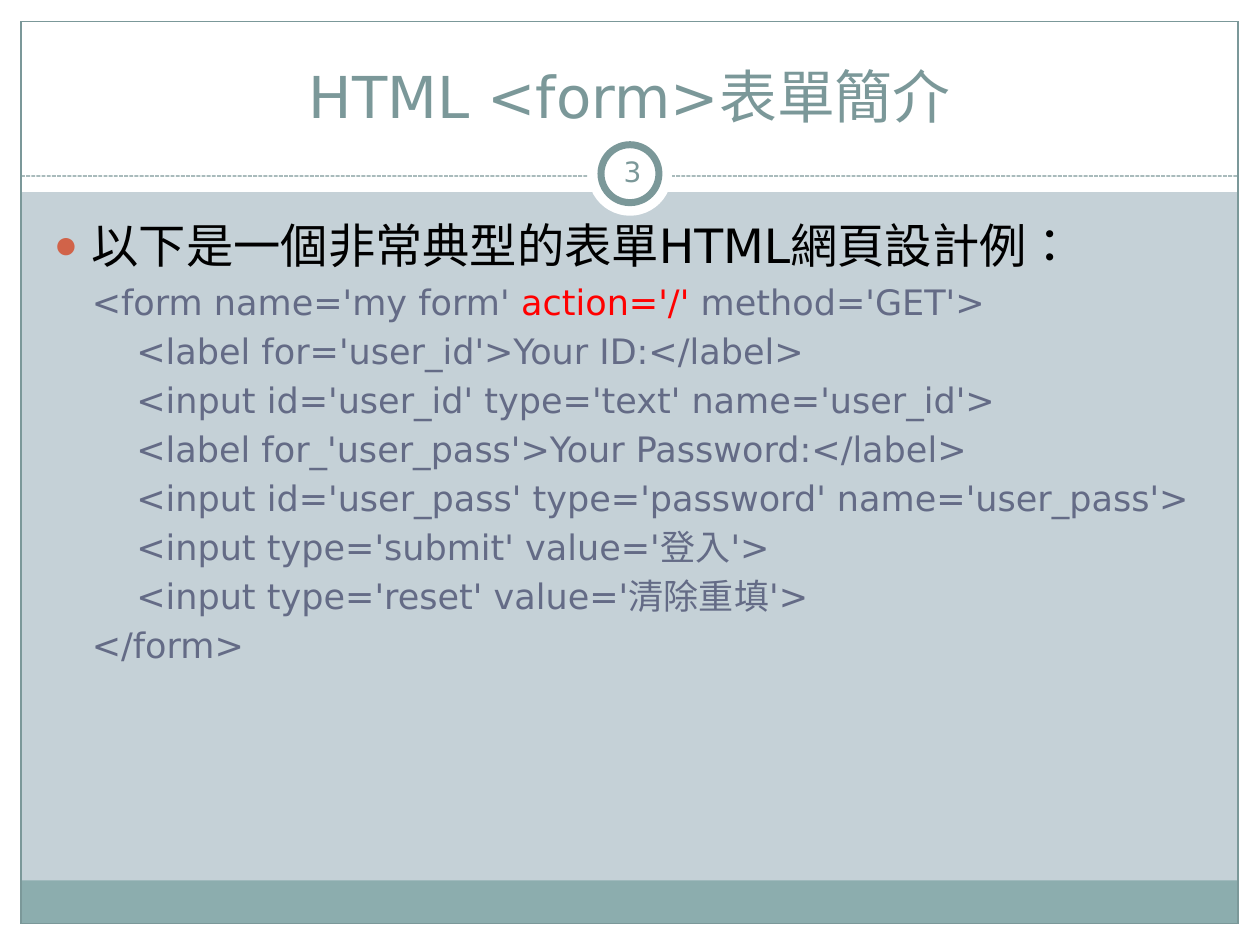
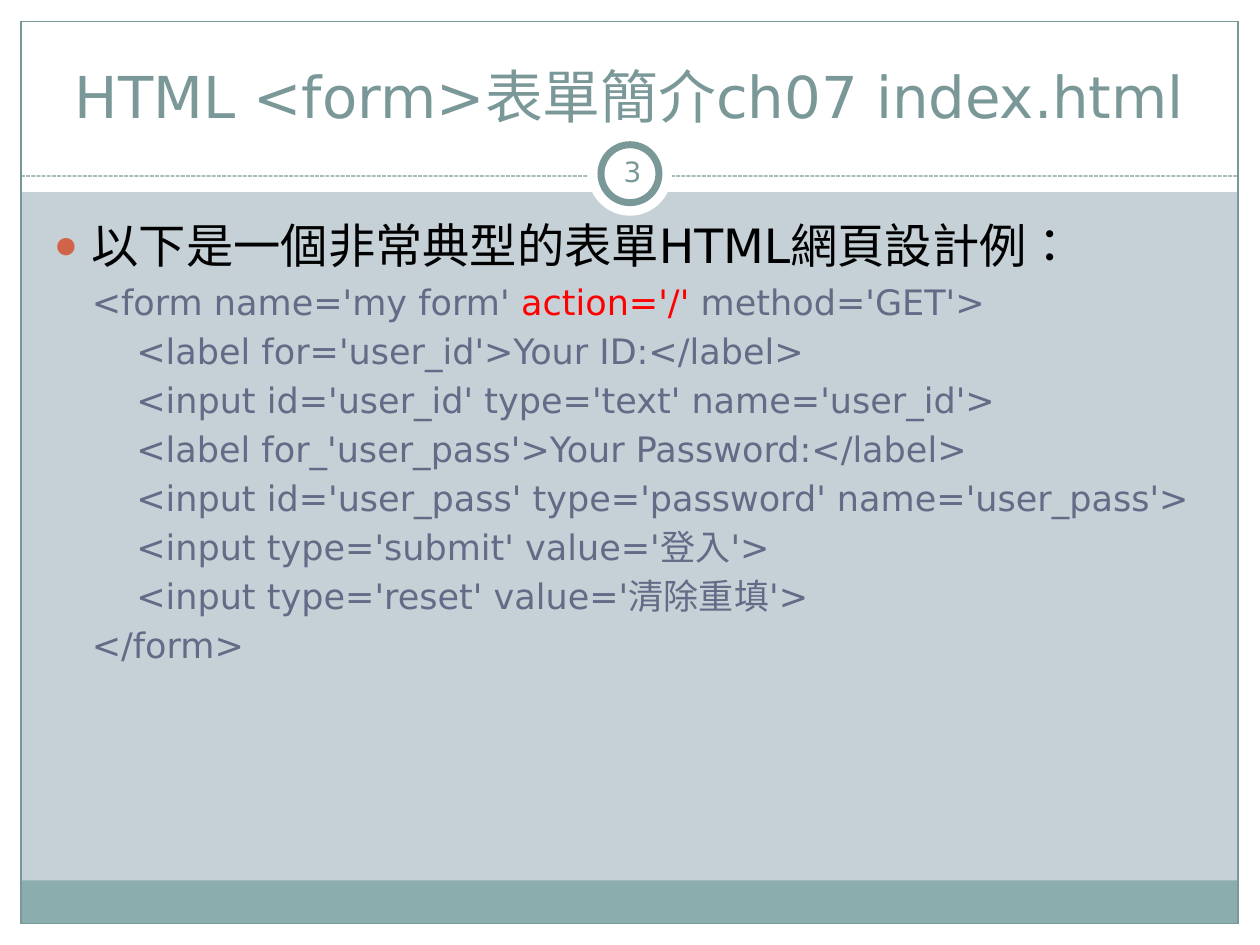
Before and after one commit to jacktea88/406django, a slide deck: slide 3 of ch08/Django4-ch08.pptx. Drawn at 1260x945 pixels with LibreOffice and Linux fonts; fonts in the diff are those of the drawing. Boxes give left, top, right and bottom in pixels: in the first picture for what was removed or moved away, otherwise in the second. Text is boxed around its words. In the diff, an @@ line names an element or a change of style, - is before the commit and + after.

Commit message:
更新ch08 表單

```diff
--- a/ch08/Django4-ch08.pptx
+++ b/ch08/Django4-ch08.pptx
@@ title at (75,71,1184,123): text changed @@
-HTML <form>表單簡介
+HTML <form>表單簡介ch07 index.html
```
Also in this commit, not shown: 39 other slides changed, 1 slide added, 1 slide removed, 14 other files.
